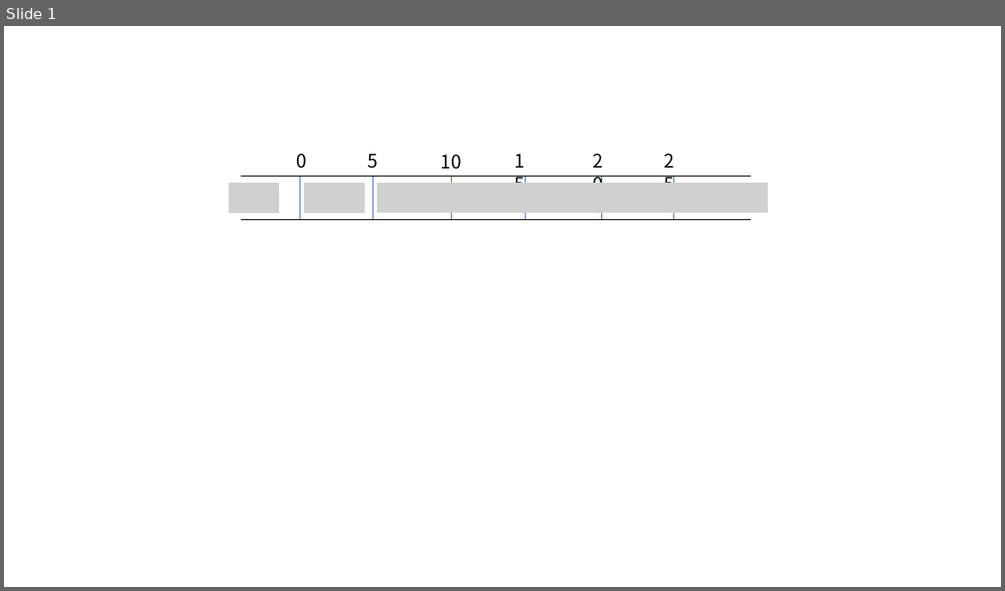
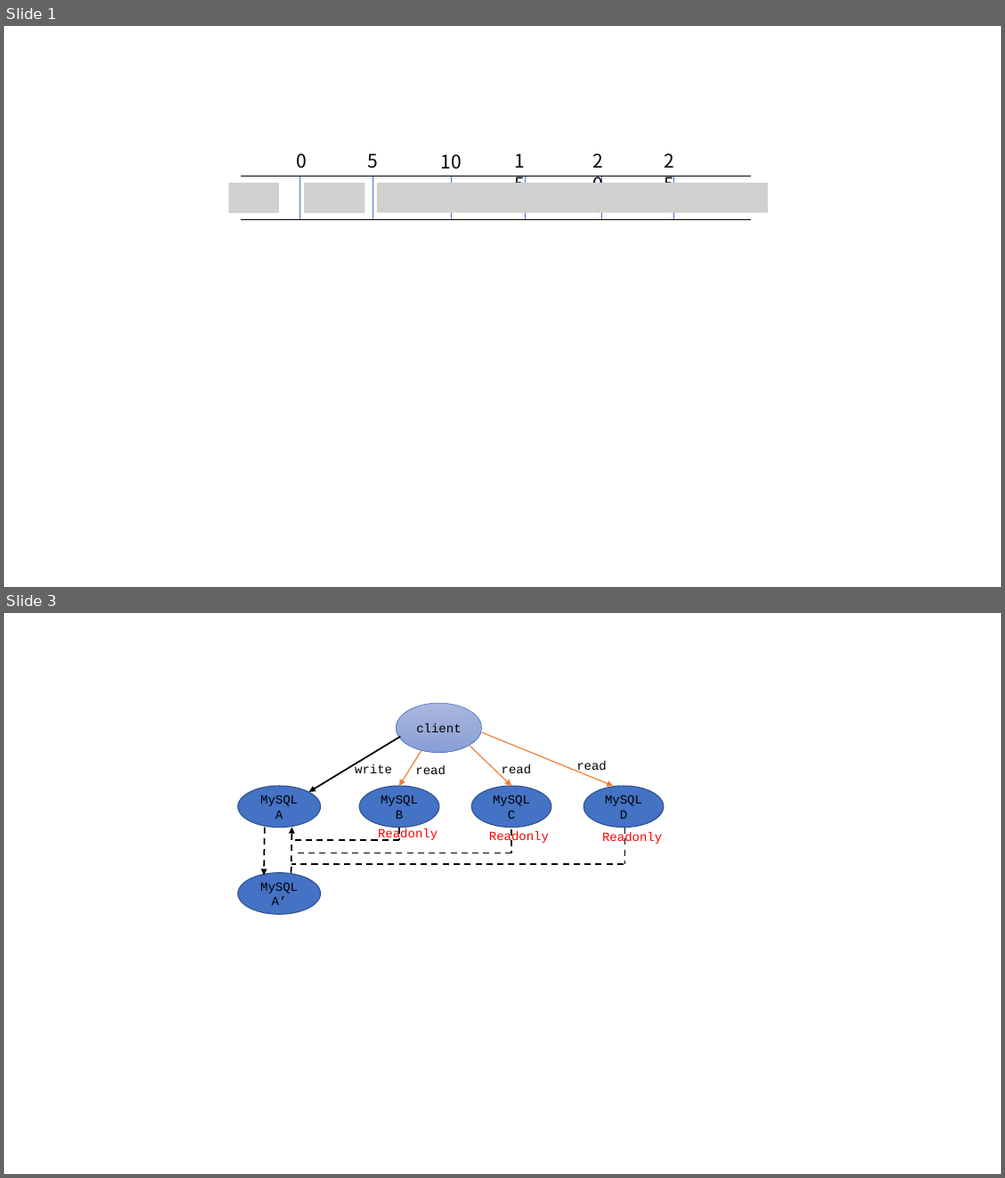
Before and after one commit to zhangm365/CS_NOTE, a slide deck: SQL/pics.pptx. Shown one above the other, each under a label of ours: slide 1 before the commit, slides 1 and 3 after it; the slides between them are not shown. The pictures are 1005x591 and 1005x1178 pixels, drawn with LibreOffice and Linux fonts; fonts in the diff are those of the drawing; grey boxes stand for pictures. Boxes give left, top, right and bottom in pixels: in the first picture for what was removed or moved away, otherwise in the second. Text is boxed around its words. In the diff, an @@ line names an element or a change of style, - is before the commit and + after.

```diff
--- a/SQL/pics.pptx
+++ b/SQL/pics.pptx
@@ slide 3 added at <box>4,613,1001,1174</box>, background #FFFFFF @@
@@ ellipse added at <box>396,703,482,752</box>, fill gradient #A8B7DF to #9AABD9 to #889ED7, outline #4472C4 0.5 pt, 12 pt, text #000000 @@
+client
@@ arrow added from (400, 737) to (309, 792), #000000 1.5 pt @@
@@ arrow added from (469, 746) to (512, 786), #ED7D31 1 pt @@
@@ arrow added from (482, 732) to (614, 786), #ED7D31 1 pt @@
@@ text added at <box>355,764,392,773</box>, 12 pt, text #000000 @@
+write
@@ arrow added from (421, 751) to (399, 786), #ED7D31 1 pt @@
@@ text added at <box>415,765,445,774</box>, 12 pt, text #000000 @@
+read
@@ text added at <box>502,764,532,778</box>, 12 pt, text #000000 @@
+read
@@ text added at <box>576,761,607,774</box>, 12 pt, text #000000 @@
+read
@@ ellipse added at <box>238,786,320,827</box>, fill #4472C4, outline #325491 1 pt, 12 pt, text #000000 @@
+MySQL
+A
@@ ellipse added at <box>359,786,439,827</box>, fill #4472C4, outline #325491 1 pt, 12 pt, text #000000 @@
+MySQL
+B
@@ ellipse added at <box>471,786,551,827</box>, fill #4472C4, outline #325491 1 pt, 12 pt, text #000000 @@
+MySQL
+C
@@ ellipse added at <box>583,786,663,827</box>, fill #4472C4, outline #325491 1 pt, 12 pt, text #000000 @@
+MySQL
+D
@@ arrow added from (265, 827) to (264, 875), #000000 1.5 pt dashed @@
@@ arrow added from (291, 873) to (291, 827), #000000 1.5 pt dashed @@
@@ line added from (399, 840) to (291, 840), #000000 1.5 pt dashed @@
@@ text added at <box>378,828,437,841</box>, 12 pt, text #FF0000 @@
+Readonly
@@ line added from (399, 827) to (399, 840), #000000 1.5 pt dashed @@
@@ text added at <box>489,831,549,844</box>, 12 pt, text #FF0000 @@
+Readonly
@@ line added from (512, 829) to (512, 854), #000000 1.5 pt dashed @@
@@ text added at <box>602,831,662,844</box>, 12 pt, text #FF0000 @@
+Readonly
@@ line added from (624, 827) to (624, 863), #000000 1.5 pt dashed @@
@@ ellipse added at <box>238,873,320,914</box>, fill #4472C4, outline #325491 1 pt, 12 pt, text #000000 @@
+MySQL
+A’
@@ line added from (624, 863) to (291, 863), #000000 1.5 pt dashed @@
@@ line added from (512, 853) to (293, 853), #000000 1.5 pt dashed @@
```
Also in this commit, not shown: 1 slide changed, 1 slide removed, 22 other files.
